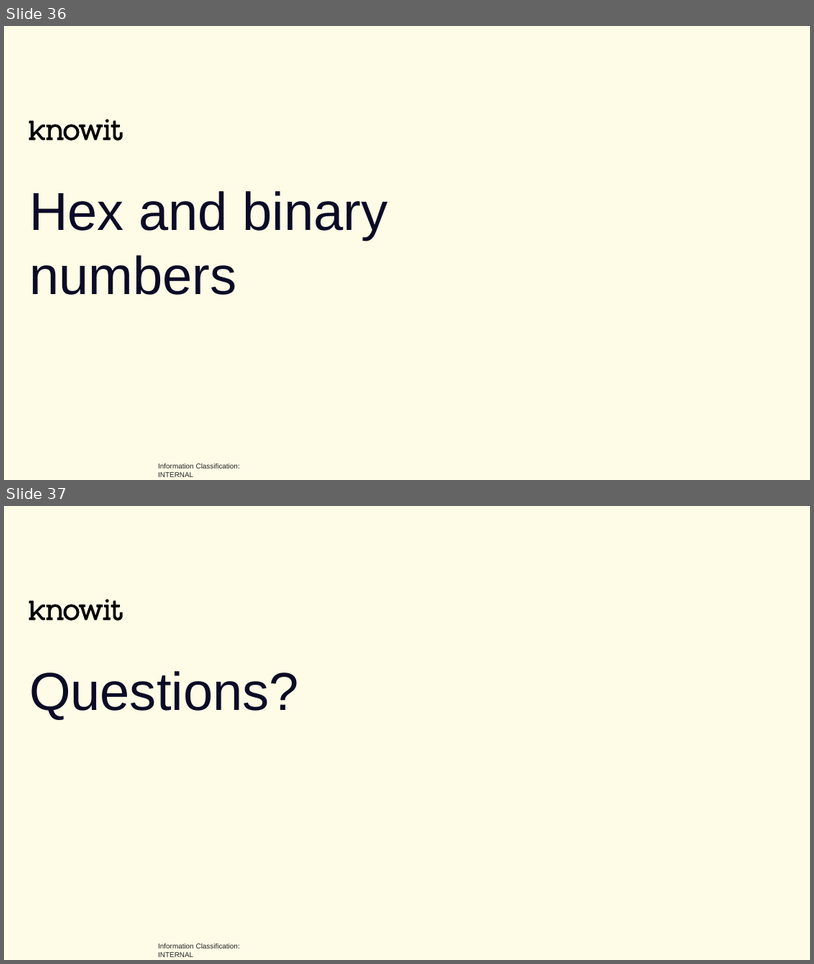
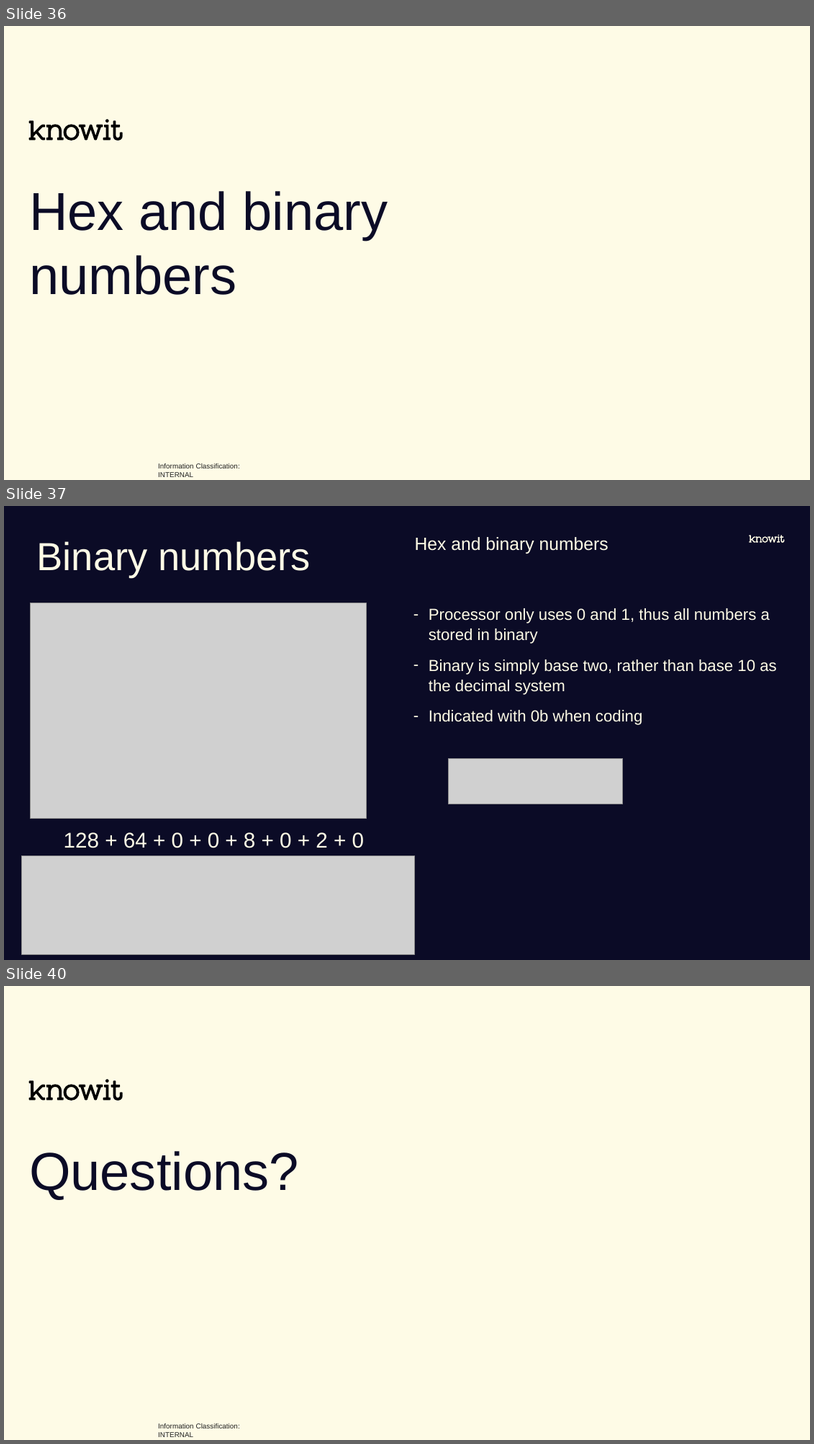
Before and after one commit to joelstr/knowit-embedded-academy, a slide deck: Introduction/Embedded academy - Intro.pptx. Shown one above the other, each under a label of ours: slides 36 and 37 before the commit, slides 36, 37 and 40 after it; the slides between them are not shown. The pictures are 814x964 and 814x1444 pixels, drawn with LibreOffice and Linux fonts; fonts in the diff are those of the drawing; grey boxes stand for pictures; background and template pictures are left out. Boxes give left, top, right and bottom in pixels: in the first picture for what was removed or moved away, otherwise in the second. Text is boxed around its words. In the diff, an @@ line names an element or a change of style, - is before the commit and + after.

```diff
--- a/Introduction/Embedded academy - Intro.pptx
+++ b/Introduction/Embedded academy - Intro.pptx
@@ slide 37 added at box(4, 506, 810, 960), background #0B0B26 @@
@@ title added at box(37, 541, 310, 577), 44 pt, text #FEFBE6 @@
+Binary numbers
@@ text added at box(415, 537, 609, 554), 20 pt, text #FEFBE6 @@
+Hex and binary numbers
@@ freeform shape added at box(750, 535, 784, 543), fill #FEFBE6 @@
@@ picture added at box(30, 603, 366, 819) @@
@@ text added at box(429, 608, 777, 725), 18 pt, text #FEFBE6 @@
+– Processor only uses 0 and 1, thus all numbers a stored in binary
+– Binary is simply base two, rather than base 10 as the decimal system
+– Indicated with 0b when coding
@@ picture added at box(448, 758, 623, 803) @@
@@ text added at box(64, 832, 364, 878), 24 pt, text #FEFBE6 @@
+128 + 64 + 0 + 0 + 8 + 0 + 2 + 0 = 202
@@ picture added at box(21, 855, 415, 954) @@
@@ what was slide 37 is now slide 40 @@
```
Also in this commit, not shown: 6 slides changed, 2 other slides added, 1 other file.
